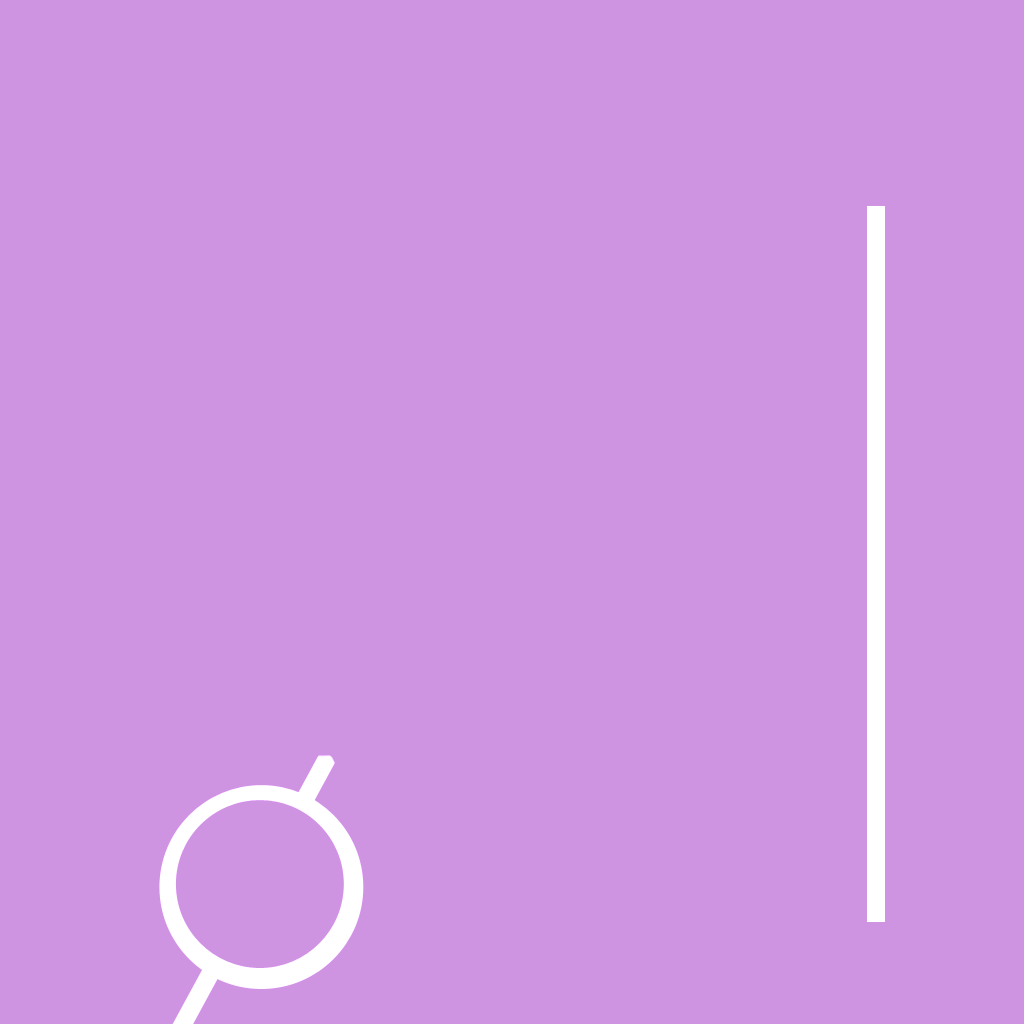
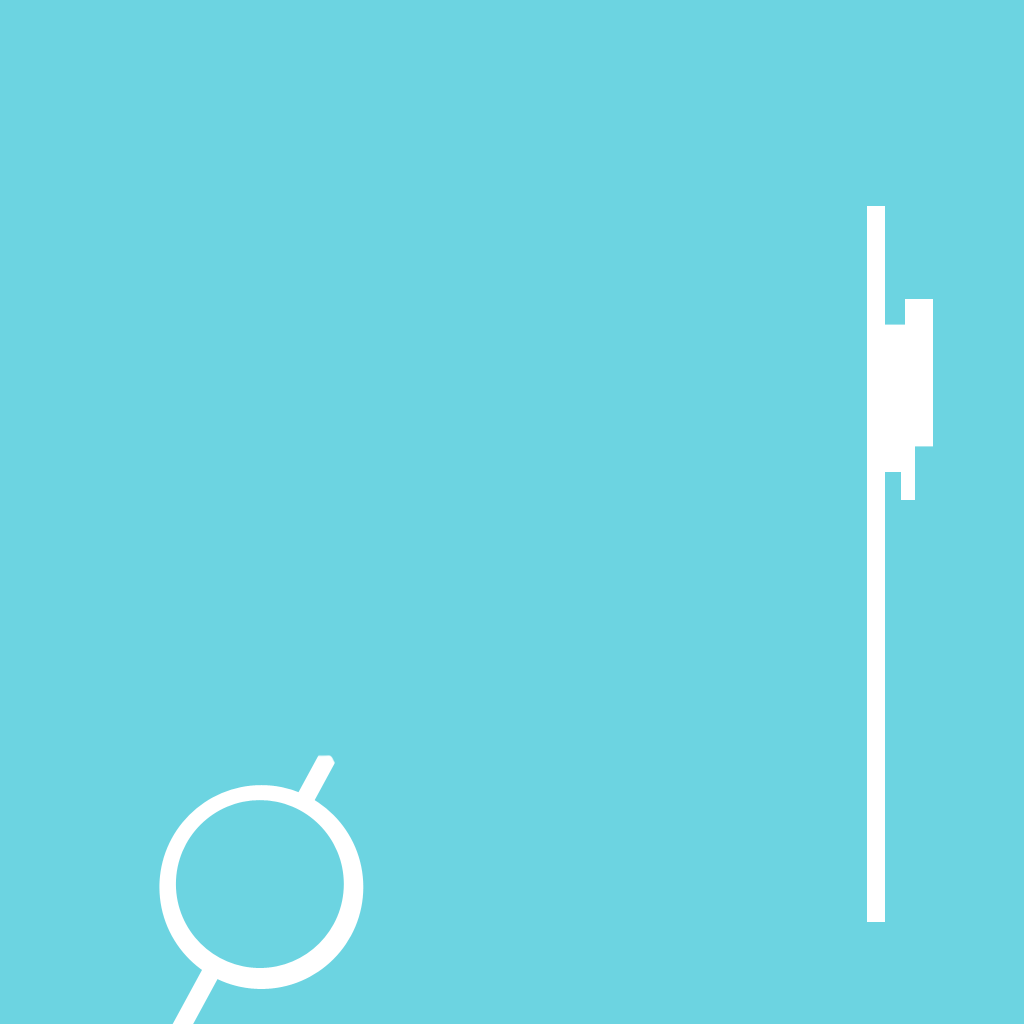
Revision of a layered 1024×1024 image; what changed, layer by layer:
added layer "形狀 3 拷貝 2" above "形狀 3 拷貝" over [901,344,915,500]
added layer "形狀 3 拷貝" above "形狀 3" over [905,299,933,447]
added layer "形狀 3" above "形狀 2 拷貝" over [885,324,905,472]
